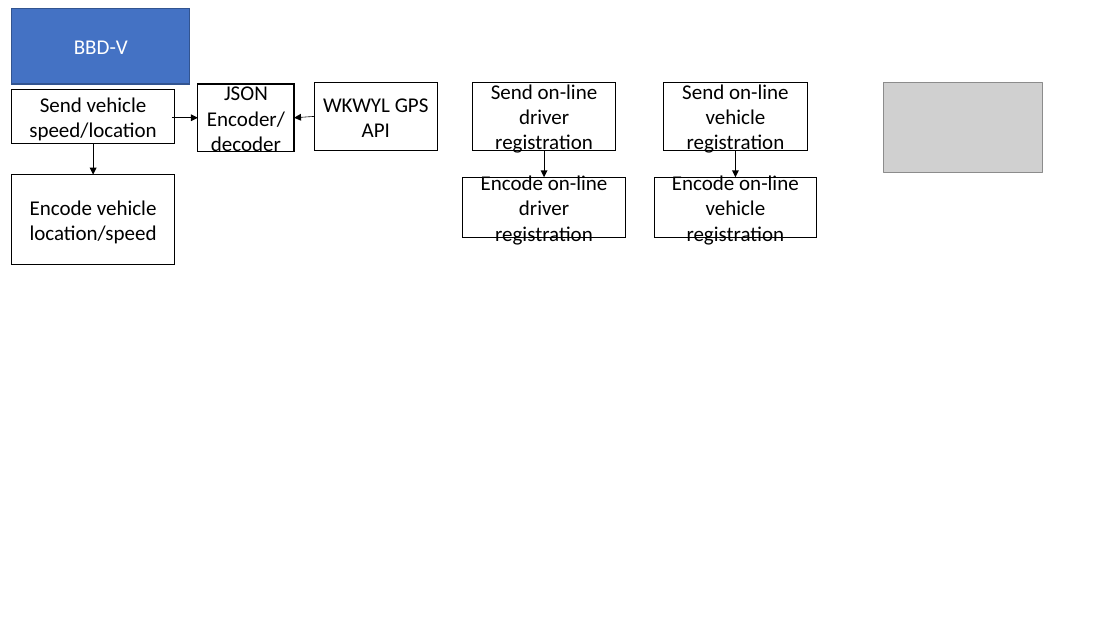
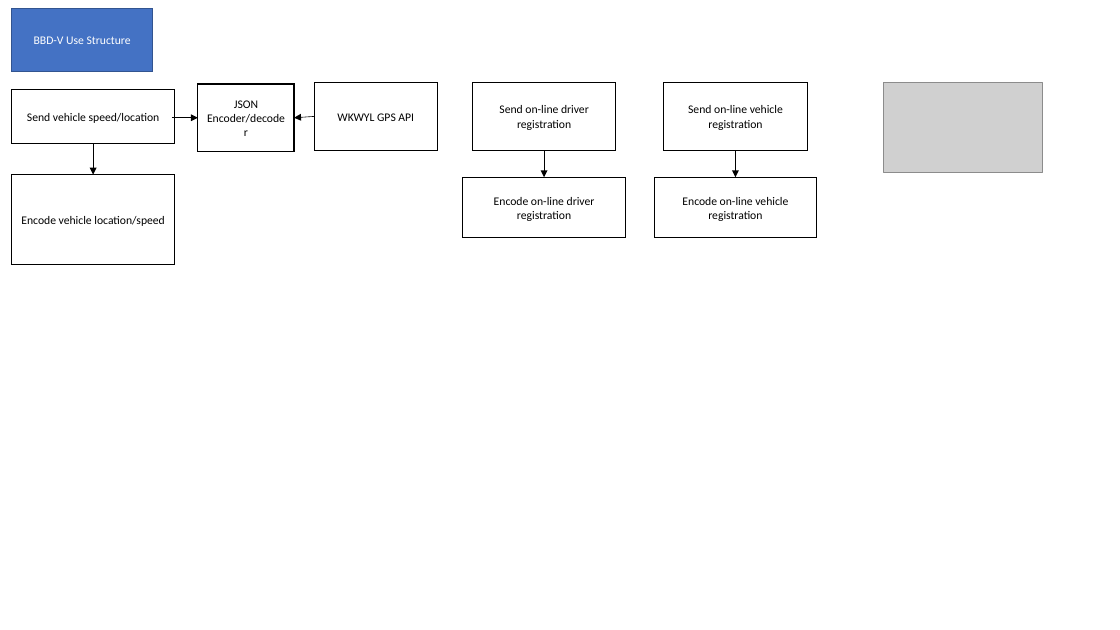
Before and after one commit to st970703/Software_Architecture_Report, a slide deck: slide 2 of Big Brother Driver Diagrams.pptx. Drawn at 1120x630 pixels with LibreOffice and Linux fonts; fonts in the diff are those of the drawing; grey boxes stand for pictures. Boxes give left, top, right and bottom in pixels: in the first picture for what was removed or moved away, otherwise in the second. Text is boxed around its words. In the diff, an @@ line names an element or a change of style, - is before the commit and + after.

```diff
--- a/Big Brother Driver Diagrams.pptx
+++ b/Big Brother Driver Diagrams.pptx
@@ rectangle "BBD-V Use Structure" resized from (x1=12, y1=8, x2=190, y2=84) to (x1=12, y1=8, x2=152, y2=71) @@
@@ text in rectangle at (x1=34, y1=36, x2=131, y2=44): text changed; size 18 to 10 pt @@
-BBD-V
+BBD-V Use Structure
@@ size 18 to 10 pt in 8 elements at (x1=12, y1=90, x2=174, y2=144), (x1=655, y1=177, x2=817, y2=238), (x1=664, y1=82, x2=807, y2=151), (x1=12, y1=175, x2=174, y2=265), (x1=463, y1=177, x2=625, y2=238), (x1=472, y1=82, x2=616, y2=151), (x1=314, y1=82, x2=438, y2=151), (x1=198, y1=84, x2=294, y2=151) @@
```
Also in this commit, not shown: 5 other slides changed, 7 slides added, 1 other file.
